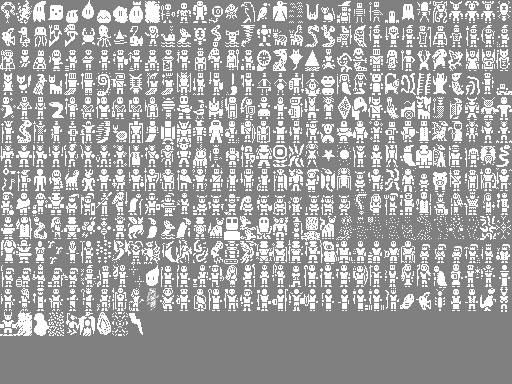
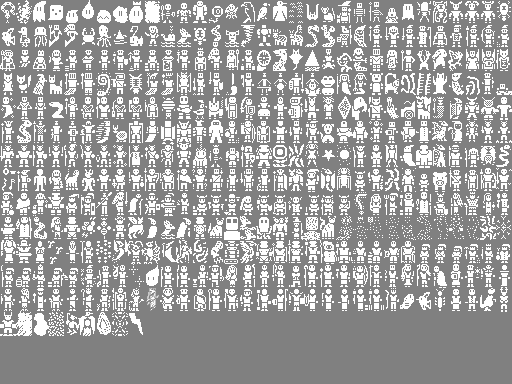
Layered file, before and after one edit (512x384). Changes by layer:
painted on "creature_sprites.png" over left=385, top=8, right=461, bottom=43
